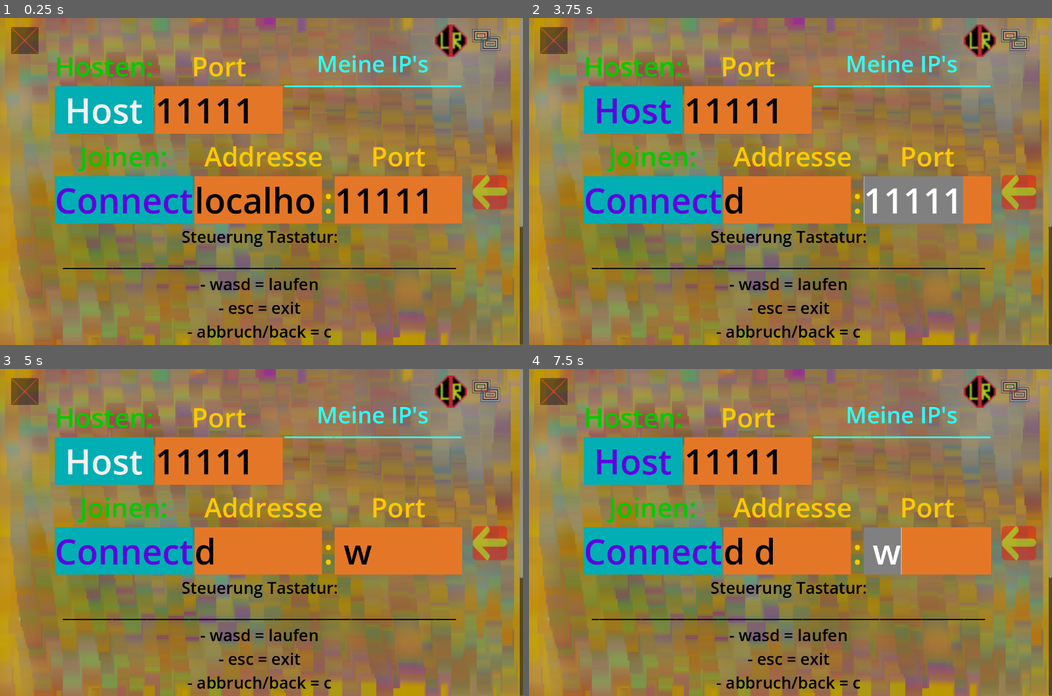
Above: before the commit, frames 1-4 (two rows, left to right).
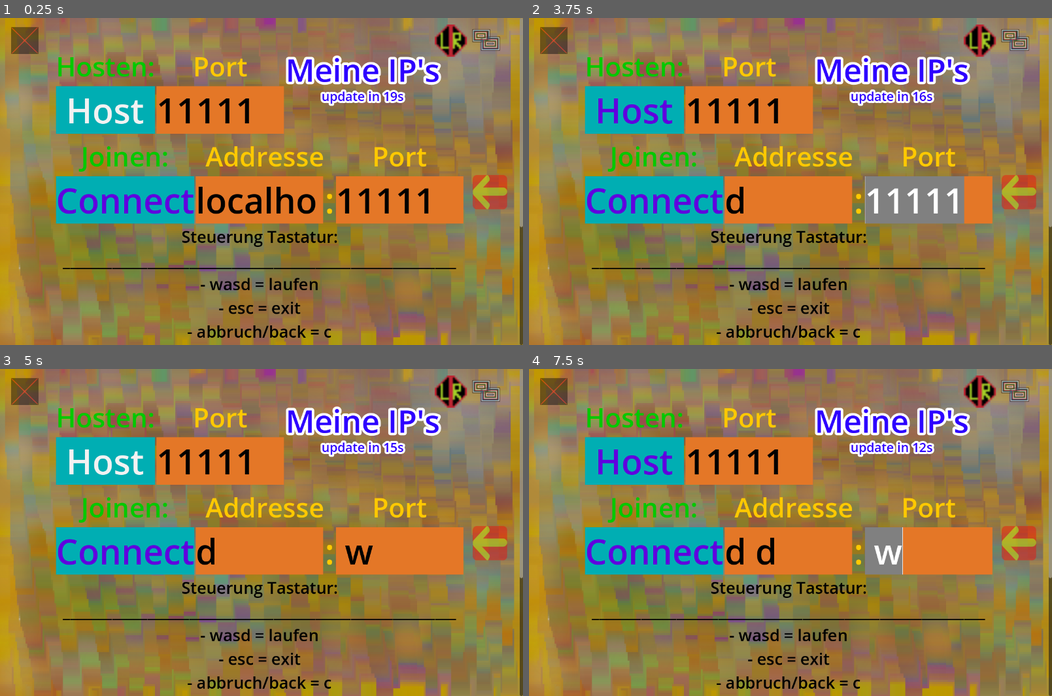
Above: after the commit, the same moments.

Repository: NIK-98/Paint_The_Ground
Game: Godot game, scene res://sceens/main.tscn
The game is run twice, just before and just after one commit, with the same random seed, the same clock (stepped at 60 frames per second) and the same inputs.
Inputs (mouse positions are in pixels of both pictures, inside the frame that each line leads up to):
- Up to frame 1 (0.25 s): no input
- Up to frame 2 (3.75 s): move the mouse to (905, 165) at 0.52 s; hold D (right) 0.53-1.25 s; hold Tab (Info) 0.53-1.25 s; click (905, 165) at 0.67 s; click "Host" at 1.25 s; click "Connect" at 2 s; move the mouse to (685, 197) at 2.77 s; hold S (down) 2.78-3.53 s; tap Tab (Info) at 2.85 s; tap Enter at 3.5 s; move the mouse to (842, 109) at 3.52 s; hold D (right) from 3.53 s (still down); hold Tab (Info) from 3.53 s (still down)
- Up to frame 3 (5 s): tap Space at 4.25 s; move the mouse to (235, 597) at 4.27 s; release D (right) at 4.28 s; release Tab (Info) at 4.28 s; hold W (up) from 4.28 s (still down); tap Tab (Info) at 4.35 s; click (235, 597) at 4.42 s
- Up to frame 4 (7.5 s): move the mouse to (947, 581) at 5.02 s; release W (up) at 5.03 s; hold Tab (Info) 5.03-5.78 s; hold A (left) 5.03-6.53 s; tap Enter at 5.75 s; move the mouse to (633, 483) at 5.77 s; tap Tab (Info) at 5.85, 7.35 s; move the mouse to (816, 532) at 6.52 s; hold S (down) 6.53-7.28 s; hold Tab (Info) 6.53-7.28 s; click (816, 532) at 6.67 s; tap Space at 7.25 s; move the mouse to (712, 450) at 7.27 s; hold D (right) from 7.28 s (still down)

The runs differ from the first frame. In frame 1, 6.3% of the frame differs, in the area x 10-89%, y 11-63%; in frame 2, 6.0%; in frame 3, 5.8%; in frame 4, 5.9%.

Commit message:
Bugfixes
-performance problemme minimiert
-ip anzeige optimiert

Diff:
--- a/sceens/myip.tscn
+++ b/sceens/myip.tscn
@@ -1,5 +1,7 @@
 [gd_scene format=3 uid="uid://cg3c40w88fjwt"]
 
 [node name="myip" type="Label"]
-theme_override_colors/font_color = Color(0.176103, 0.208777, 1, 1)
+theme_override_colors/font_color = Color(0, 0, 0, 1)
+theme_override_colors/font_outline_color = Color(1, 1, 1, 1)
+theme_override_constants/outline_size = 25
 theme_override_font_sizes/font_size = 56
--- a/sceens/ui.tscn
+++ b/sceens/ui.tscn
@@ -136,14 +136,26 @@
 
 [node name="yourip" type="VBoxContainer" parent="Panel/CenterContainer/Net/Options/Option1/ScrollContainer"]
 layout_mode = 2
+theme_override_constants/separation = -10
 
 [node name="Label" type="Label" parent="Panel/CenterContainer/Net/Options/Option1/ScrollContainer/yourip"]
 layout_mode = 2
-theme_override_colors/font_color = Color(0.176471, 1, 1, 1)
-theme_override_constants/line_spacing = -50
-theme_override_font_sizes/font_size = 56
+theme_override_colors/font_color = Color(0.176471, 0, 1, 1)
+theme_override_colors/font_outline_color = Color(1, 1, 1, 1)
+theme_override_constants/outline_size = 25
+theme_override_font_sizes/font_size = 77
 text = "Meine IP's
-__________________"
+"
+horizontal_alignment = 1
+
+[node name="Label2" type="Label" parent="Panel/CenterContainer/Net/Options/Option1/ScrollContainer/yourip"]
+layout_mode = 2
+theme_override_colors/font_color = Color(0.176471, 0, 1, 1)
+theme_override_colors/font_outline_color = Color(1, 1, 1, 1)
+theme_override_constants/line_spacing = -35
+theme_override_constants/outline_size = 20
+theme_override_font_sizes/font_size = 31
+text = "Update in 20s"
 horizontal_alignment = 1
 
 [node name="ip_list" type="VBoxContainer" parent="Panel/CenterContainer/Net/Options/Option1/ScrollContainer/yourip"]
@@ -232,5 +244,10 @@
 - Spieler-Liste = menü button"
 horizontal_alignment = 1
 
+[node name="ips_update_timer" type="Timer" parent="."]
+wait_time = 20.0
+autostart = true
+
 [connection signal="pressed" from="Panel/CenterContainer/Net/Options/Option1/o1/Host" to="." method="_on_host_pressed"]
 [connection signal="pressed" from="Panel/CenterContainer/Net/Options/Option2/o2/Connect" to="." method="_on_connect_pressed"]
+[connection signal="timeout" from="ips_update_timer" to="." method="_on_ips_update_timeout"]
--- a/scripts/ui.gd
+++ b/scripts/ui.gd
@@ -7,11 +7,14 @@
 @onready var connectport = $Panel/CenterContainer/Net/Options/Option2/o4/port.text
 @onready var ip = $Panel/CenterContainer/Net/Options/Option2/o3/remote1/Remote.text
 @onready var ip_list = $Panel/CenterContainer/Net/Options/Option1/ScrollContainer/yourip/ip_list
+@onready var update_time_ips = $Panel/CenterContainer/Net/Options/Option1/ScrollContainer/yourip/Label2
+@onready var ips_update_timer = $ips_update_timer
 
 
 var loaded = false
 var esc_is_pressing = false
 var old_ips = []
+var local_address: PackedStringArray
 
 
 func save():
@@ -30,10 +33,11 @@
 
 func _ready():
 	name = "UI"
+	get_local_ips()
 	get_tree().paused = true
 
 
-func _process(_delta):
+func _process(delta):
 	if not loaded:
 		loaded = true
 		name = "UI"
@@ -50,22 +54,20 @@
 		get_parent().get_parent().get_node("CanvasLayer/Beenden").visible = true
 		get_parent().get_parent().get_node("CanvasLayer/Beenden/PanelContainer/VBoxContainer/Ja").grab_focus()
 
-
-	get_local_ips()
+	update_time_ips.text = str("update in ",floor(ips_update_timer.time_left),"s")
 
 
 func get_local_ips():
-	var local_interfaces = IP.get_local_interfaces()
-	for r in ip_list.get_children():
-		r.queue_free()
-	for i in local_interfaces:
-		if (OS.has_feature("windows") and i["friendly"].begins_with("Ethernet") or i["friendly"].begins_with("WLAN")) or ((OS.has_feature("linux") or OS.has_feature("android")) and i["name"].begins_with("en") or i["name"].begins_with("eth") or i["name"].begins_with("wl")):
-			for address in i["addresses"]:
-				if (address.split('.').size() == 4) and address.begins_with("10.") or check_address_bereich(address,16,31) or address.begins_with("192.168."):
-					var addr = preload("res://sceens/myip.tscn")
-					var new_addr = addr.instantiate()
-					new_addr.text = str(address)
-					ip_list.add_child(new_addr)
+	if IP.get_local_addresses() != local_address:
+		local_address = IP.get_local_addresses()
+		for r in ip_list.get_children():
+			r.queue_free()
+		for i in local_address:
+			if (i.split('.').size() == 4) and i.begins_with("10.") or check_address_bereich(i,16,31) or i.begins_with("192.168."):
+				var addr = preload("res://sceens/myip.tscn")
+				var new_addr = addr.instantiate()
+				new_addr.text = str(i)
+				ip_list.add_child(new_addr)
 
 
 
@@ -163,3 +165,7 @@
 		c.queue_free()
 	# Add new level.
 	level.add_child(scene.instantiate())
+
+
+func _on_ips_update_timeout():
+	get_local_ips()
Not shown: 2 places in sceens/level.tscn that only renumber resources
